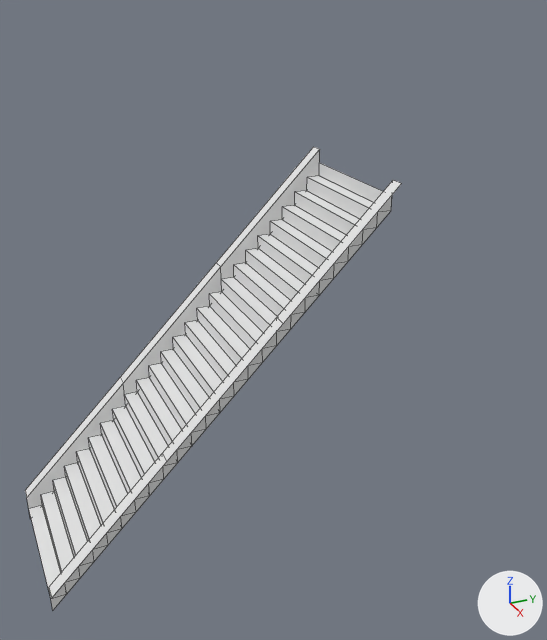
An edit to the Blender file blender/pcb_youmu_stairs.blend, drawn before and after from the same camera.
Rendered twice from a 50 mm lens placed at (44.8, -3.2, 36.7), pointed at (1.2, 16.5, 14.9). Lighting does not change. The marker at lower right points along +X, +Y and +Z. Mesh edges are drawn as thin lines.

Before the edit, the objects in view are built like this:
```python
me_cube = bpy.data.meshes.new('Cube')
me_cube.from_pydata(...)  # 80 vertices, 20 faces; spans x -6.0..6.0, y -1.0..7.0, z -1.0..9.0
me_cube.materials.append(mat_material)  # its picture is missing
ob_cube = bpy.data.objects.new('Cube', me_cube)
ob_cube.location = (0.0, -0.03, -0.03)
_m = ob_cube.modifiers.new('Array', 'ARRAY')
_m.count = 3
_m.use_constant_offset = True
_m.constant_offset_displace = (0.0, 8.0, 8.0)
_m.use_relative_offset = False
_m.relative_offset_displace = (0.0, 1.0, 1.0)
```
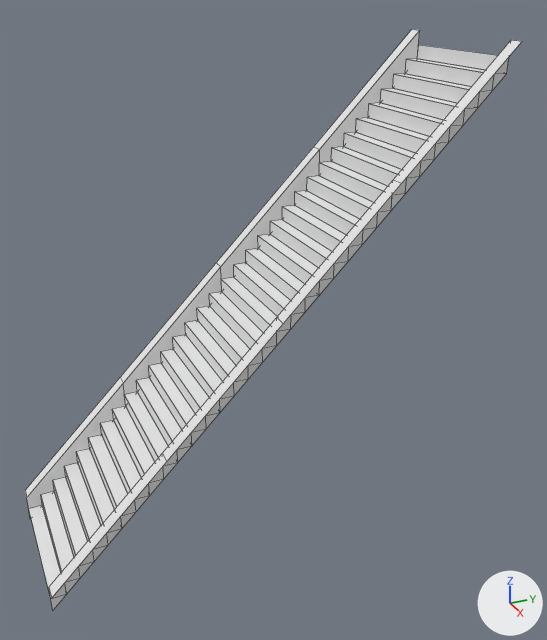
Edits to the bpy script that builds the scene:
```text
Change ob_cube:
    where _m = ob_cube.modifiers.new('Array', 'ARRAY')
    _m.count: 3 -> 4
```

Where the change shows, as pixel boxes [x1, y1, x2, y2] in the pictures (547 x 640 px):
'Cube', modifiers changed (32% wider, 25% taller): before [25, 147, 402, 610]; after [25, 29, 522, 610]
